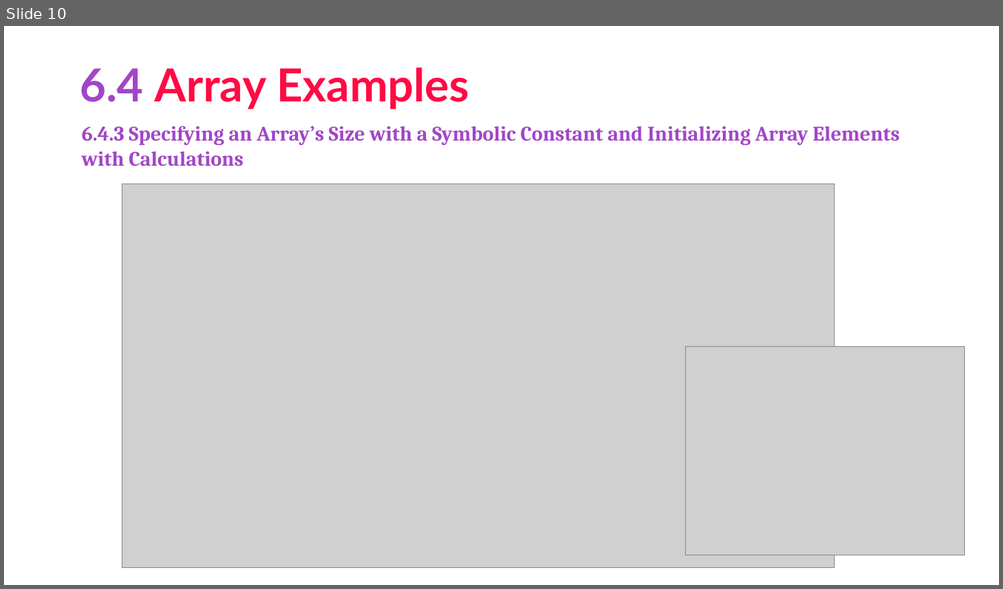
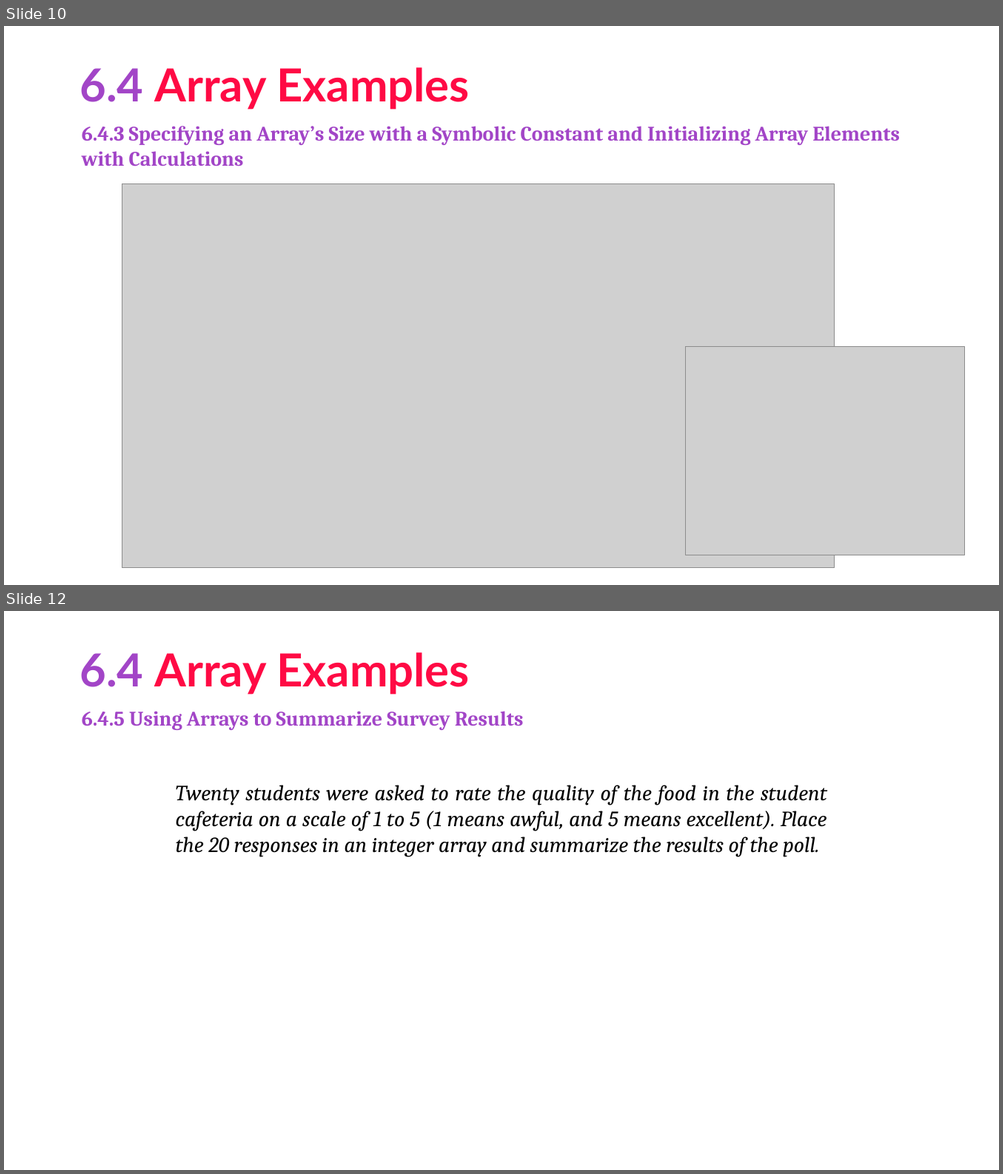
Before and after one commit to asimriaz/FOP, a slide deck: Chapter 6.pptx. Shown one above the other, each under a label of ours: slide 10 before the commit, slides 10 and 12 after it; the slides between them are not shown. The pictures are 1003x589 and 1003x1174 pixels, drawn with LibreOffice and Linux fonts; fonts in the diff are those of the drawing; grey boxes stand for pictures; background and template pictures are left out. Boxes give left, top, right and bottom in pixels: in the first picture for what was removed or moved away, otherwise in the second. Text is boxed around its words. In the diff, an @@ line names an element or a change of style, - is before the commit and + after.

```diff
--- a/Chapter 6.pptx
+++ b/Chapter 6.pptx
@@ slide 12 added at (4, 611, 999, 1170), background #FFFFFF @@
@@ title added at (79, 652, 469, 695), 44 pt, text #FF0A44, bold @@
+6.4 Array Examples
@@ text added at (82, 711, 523, 730), 20 pt, text #A245C7, bold @@
+6.4.5 Using Arrays to Summarize Survey Results
@@ text added at (176, 785, 827, 857), 21 pt, text #000000, italic @@
+Twenty students were asked to rate the quality of the food in the student cafeteria on a scale of 1 to 5 (1 means awful, and 5 means excellent). Place the 20 responses in an integer array and summarize the results of the poll.
@@ rectangle added at (324, 917, 358, 944), fill #FFFFFF, outline #FFFFFF 1 pt @@
```
Also in this commit, not shown: 2 slides changed, 6 other slides added, 24 slides removed.
